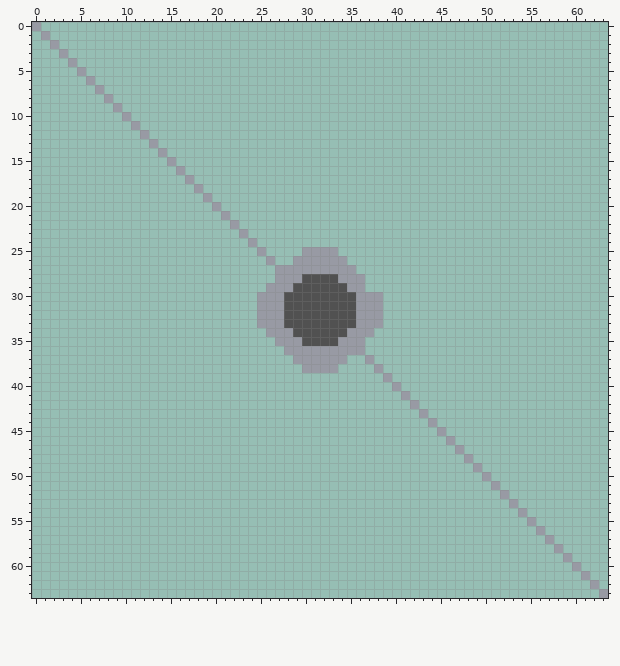
Pixel-art sprite -- sprites/blocks/工厂/水压墨机.png. The picture above was drawn from the file before the commit.
The file is 64x64 pixels.
New version:
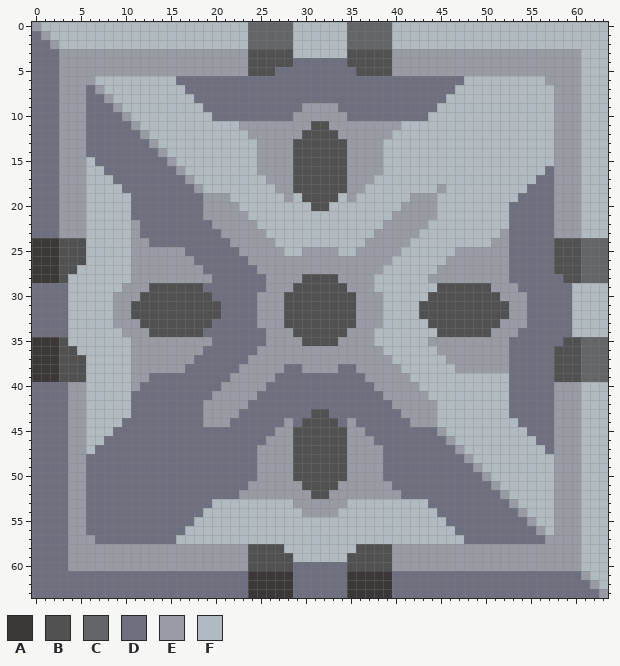
Palette (. is transparent): A #3c3837  B #515151  C #646567  D #6e7080  E #989aa4  F #b0bac0
Difference:
Changed rows in their new state; - is an unchanged pixel.
first column x 0:
 0 -FFFFFFFFFFFFFFFFFFFFFFFCCCCCFFFFFFCCCCCFFFFFFFFFFFFFFFFFFFFFFFF
 1 D-FFFFFFFFFFFFFFFFFFFFFFCCCCCFFFFFFCCCCCFFFFFFFFFFFFFFFFFFFFFFFF
 2 DD-FFFFFFFFFFFFFFFFFFFFFCCCCCFFFFFFCCCCCFFFFFFFFFFFFFFFFFFFFFFFF
 3 DDD-EEEEEEEEEEEEEEEEEEEEBBBBBFFFFFFBBBBBEEEEEEEEEEEEEEEEEEEEEFFF
 4 DDDE-EEEEEEEEEEEEEEEEEEEBBBBBDDDDDDBBBBBEEEEEEEEEEEEEEEEEEEEEFFF
 5 DDDEE-EEEEEEEEEEEEEEEEEEBBBDDDDDDDDDBBBBEEEEEEEEEEEEEEEEEEEEEFFF
 6 DDDEEE-FFFFFFFFFDDDDDDDDDDDDDDDDDDDDDDDDDDDDDDDDFFFFFFFFFEEEEFFF
 7 DDDEEED-FFFFFFFFFDDDDDDDDDDDDDDDDDDDDDDDDDDDDDDFFFFFFFFFFFEEEFFF
 8 DDDEEEDD-FFFFFFFFFDDDDDDDDDDDDDDDDDDDDDDDDDDDDFFFFFFFFFFFFEEEFFF
 9 DDDEEEDDD-FFFFFFFFFDDDDDDDDDDDEEEEDDDDDDDDDDDFFFFFFFFFFFFFEEEFFF
10 DDDEEEDDDD-FFFFFFFFFDDDDDDDDDEEEEEEDDDDDDDDDFFFFFFFFFFFFFFEEEFFF
11 DDDEEEDDDDD-FFFFFFFFFFFEEEEEEEEBBEEEEEEEEFFFFFFFFFFFFFFFFFEEEFFF
12 DDDEEEDDDDDD-FFFFFFFFFFFEEEEEEBBBBEEEEEEFFFFFFFFFFFFFFFFFFEEEFFF
13 DDDEEEDDDDDDD-FFFFFFFFFFFEEEEBBBBBBEEEEFFFFFFFFFFFFFFFFFFFEEEFFF
14 DDDEEEDDDDDDDD-FFFFFFFFFFEEEEBBBBBBEEEEFFFFFFFFFFFFFFFFFFFEEEFFF
15 DDDEEEFDDDDDDDD-FFFFFFFFFEEEEBBBBBBEEEEFFFFFFFFFFFFFFFFFFFEEEFFF
16 DDDEEEFFDDDDDDDD-FFFFFFFFEEEEBBBBBBEEEEFFFFFFFFFFFFFFFFFFDEEEFFF
17 DDDEEEFFFDDDDDDDD-FFFFFFFFEEEBBBBBBEEEFFFFFFFFFFFFFFFFFFDDEEEFFF
18 DDDEEEFFFFDDDDDDDD-FFFFFFFFEEBBBBBBEEFFFFFFFFEFFFFFFFFFDDDEEEFFF
19 DDDEEEFFFFFDDDDDDDD-EEFFFFFFEFBBBBFEFFFFFFEEEFFFFFFFFFDDDDEEEFFF
20 DDDEEEFFFFFDDDDDDDDE-EEFFFFFFFFBBFFFFFFFFEEEEFFFFFFFFDDDDDEEEFFF
21 DDDEEEFFFFFDDDDDDDDEE-EEFFFFFFFFFFFFFFFFEEEEEFFFFFFFFDDDDDEEEFFF
22 DDDEEEFFFFFEDDDDDDDDEE-EEFFFFFFFFFFFFFFEEEEEFFFFFFFFFDDDDDEEEFFF
23 DDDEEEFFFFFEDDDDDDDDDEE-EEFFFFFFFFFFFFEEEEEFFFFFFFFFEDDDDDEEEFFF
24 AAABBBFFFFFEEDDDDDDDDDEE-EEFFFFFFFFFFEEEEEFFFFFFFFFEEDDDDDBBBCCC
25 AAABBBFFFFFEEEEEEDDDDDDEE-EEFF----FFEEEEEFFFFFFEEEEEEDDDDDBBBCCC
26 AAABBBFFFFFEEEEEEEDDDDDDEE-EE------EEEEEFFFFFFEEEEEEEDDDDDBBBCCC
27 AAABBFFFFFFEEEEEEEEDDDDDDEE---------EEEFFFFFFEEEEEEEEDDDDDBBBCCC
28 AAABFFFFFFFEEEEEEEEEDDDDDDE----------EFFFFFFEEEEEEEEEDDDDDDBBCCC
29 DDDDFFFFFFEEEBBBBBBDDDDDDD-----------EFFFFFFFBBBBBBEEEDDDDDDFFFF
30 DDDDFFFFFEEEBBBBBBBBDDDDD--------------FFFFFBBBBBBBBEEEDDDDDFFFF
31 DDDDFFFFFEEBBBBBBBBBBDDDD--------------FFFFBBBBBBBBBBEEDDDDDFFFF
32 DDDDFFFFFEEBBBBBBBBBBDDDD--------------FFFFBBBBBBBBBBEEDDDDDFFFF
33 DDDDFFFFFEEEBBBBBBBBDDDDD--------------FFFFFBBBBBBBBEEEDDDDDFFFF
34 DDDDFFFFFFEEEBBBBBBDDDDDDD------------FFFFFFFBBBBBBEEEDDDDDDFFFF
35 AAABFFFFFFFEEEEEEEEEDDDDDDE----------EFFFFFFEEEEEEEEEDDDDDDBBCCC
36 AAABBFFFFFFEEEEEEEEDDDDDDEEE---------EEFFFFFFEEEEEEEEDDDDDBBBCCC
37 AAABBBFFFFFEEEEEEEDDDDDDEEEEE------EE-EEFFFFFFEEEEEEEDDDDDBBBCCC
38 AAABBBFFFFFEEEEEEDDDDDDEEEEEDD----DDEE-EEFFFFFFEEEEEEDDDDDBBBCCC
39 AAABBBFFFFFEEDDDDDDDDDEEEEEDDDDDDDDDDEE-EEFFFFFFFFFFFDDDDDBBBCCC
40 DDDDEEFFFFFEDDDDDDDDDEEEEEDDDDDDDDDDDDEE-EEFFFFFFFFFFDDDDDEEEFFF
41 DDDDEEFFFFFDDDDDDDDDEEEEEDDDDDDDDDDDDDDEE-EEFFFFFFFFFDDDDDEEEFFF
42 DDDDEEFFFFFDDDDDDDDEEEEEDDDDDDDDDDDDDDDDEE-EEFFFFFFFFDDDDDEEEFFF
43 DDDDEEFFFFFDDDDDDDDEEEEDDDDDDDDBBDDDDDDDDEE-EFFFFFFFFDDDDDEEEFFF
44 DDDDEEFFFFDDDDDDDDDEEEDDDDDDEDBBBBDEDDDDDDEE-FFFFFFFFFDDDDEEEFFF
45 DDDDEEFFFDDDDDDDDDDDDDDDDDDEEBBBBBBEEDDDDDDDD-FFFFFFFFFDDDEEEFFF
46 DDDDEEFFDDDDDDDDDDDDDDDDDDEEEBBBBBBEEEDDDDDDDD-FFFFFFFFFDDEEEFFF
47 DDDDEEFDDDDDDDDDDDDDDDDDDEEEEBBBBBBEEEEDDDDDDDD-FFFFFFFFFDEEEFFF
48 DDDDEEDDDDDDDDDDDDDDDDDDDEEEEBBBBBBEEEEDDDDDDDDD-FFFFFFFFFEEEFFF
49 DDDDEEDDDDDDDDDDDDDDDDDDDEEEEBBBBBBEEEEDDDDDDDDDD-FFFFFFFFEEEFFF
50 DDDDEEDDDDDDDDDDDDDDDDDDDEEEEBBBBBBEEEEDDDDDDDDDDD-FFFFFFFEEEFFF
51 DDDDEEDDDDDDDDDDDDDDDDDDEEEEEEBBBBEEEEEEDDDDDDDDDDD-FFFFFFEEEFFF
52 DDDDEEDDDDDDDDDDDDDDDDDEEEEEEEEBBEEEEEEEEDDDDDDDDDDD-FFFFFEEEFFF
53 DDDDEEDDDDDDDDDDDDDDFFFFFFFFFEEEEEEFFFFFFFFFDDDDDDDDD-FFFFEEEFFF
54 DDDDEEDDDDDDDDDDDDDFFFFFFFFFFFEEEEFFFFFFFFFFFDDDDDDDDD-FFFEEEFFF
55 DDDDEEDDDDDDDDDDDDFFFFFFFFFFFFFFFFFFFFFFFFFFFFDDDDDDDDD-FFEEEFFF
56 DDDDEEDDDDDDDDDDDFFFFFFFFFFFFFFFFFFFFFFFFFFFFFFDDDDDDDDD-FEEEFFF
57 DDDDEEEDDDDDDDDDFFFFFFFFFFFFFFFFFFFFFFFFFFFFFFFFDDDDDDDDD-EEEFFF
58 DDDDEEEEEEEEEEEEEEEEEEEEBBBBFFFFFFFFBBBBEEEEEEEEEEEEEEEEEE-EEFFF
59 DDDDEEEEEEEEEEEEEEEEEEEEBBBBBFFFFFFBBBBBEEEEEEEEEEEEEEEEEEE-EFFF
60 DDDDEEEEEEEEEEEEEEEEEEEEBBBBBDDDDDDBBBBBEEEEEEEEEEEEEEEEEEEE-FFF
61 DDDDDDDDDDDDDDDDDDDDDDDDAAAAADDDDDDAAAAADDDDDDDDDDDDDDDDDDDDD-FF
62 DDDDDDDDDDDDDDDDDDDDDDDDAAAAADDDDDDAAAAADDDDDDDDDDDDDDDDDDDDDD-F
63 DDDDDDDDDDDDDDDDDDDDDDDDAAAAADDDDDDAAAAADDDDDDDDDDDDDDDDDDDDDDD-
Where, in picture pixels (left, top, right, bottom), the same in both pictures:
added: (32, 22, 608, 598)
